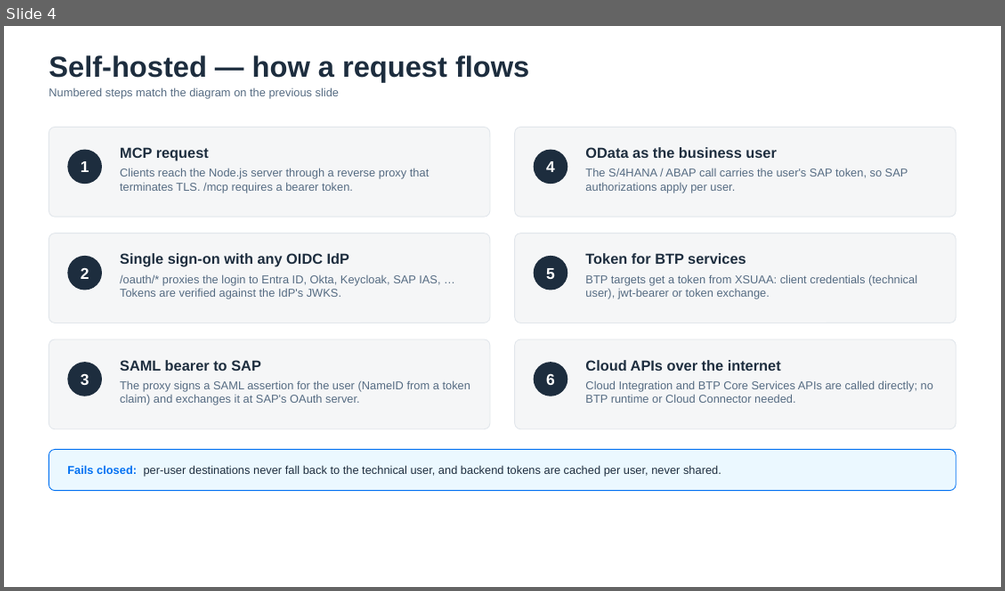
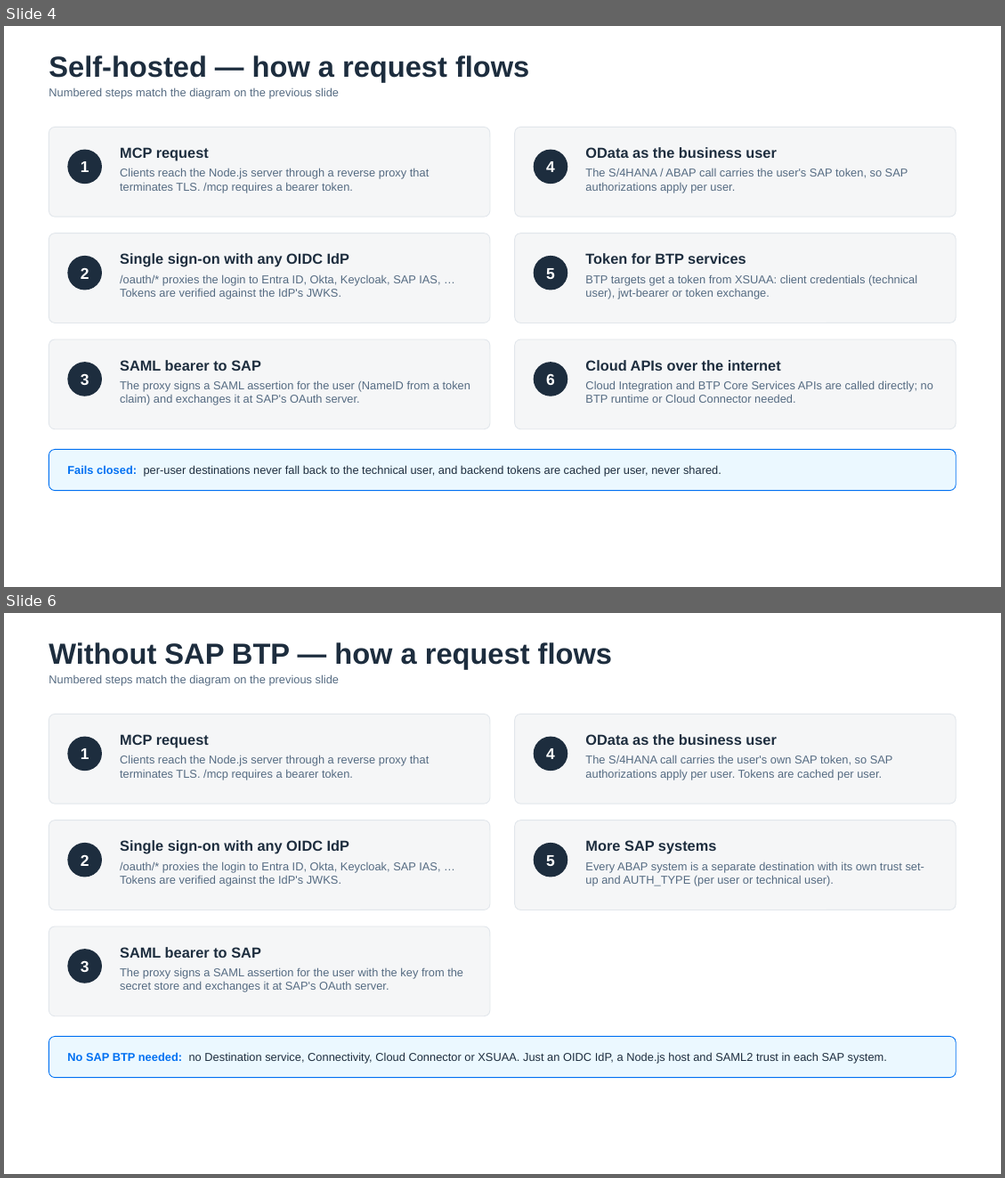
Before and after one commit to lemaiwo/odata-mcp-proxy, a slide deck: docs/architecture/odata-mcp-proxy-architecture.pptx. Shown one above the other, each under a label of ours: slide 4 before the commit, slides 4 and 6 after it; the slides between them are not shown. The pictures are 1005x591 and 1005x1178 pixels, drawn with LibreOffice and Linux fonts; fonts in the diff are those of the drawing. Boxes give left, top, right and bottom in pixels: in the first picture for what was removed or moved away, otherwise in the second. Text is boxed around its words. In the diff, an @@ line names an element or a change of style, - is before the commit and + after.

```diff
--- a/docs/architecture/odata-mcp-proxy-architecture.pptx
+++ b/docs/architecture/odata-mcp-proxy-architecture.pptx
@@ slide 6 added at [4, 613, 1001, 1174], background #FFFFFF @@
@@ text added at [48, 642, 612, 669], 28 pt, text #1D2D3E, bold @@
+Without SAP BTP — how a request flows
@@ text added at [48, 674, 339, 686], 11 pt, text #556B82 @@
+Numbered steps match the diagram on the previous slide
@@ rounded rectangle added at [48, 714, 490, 803], fill #F5F6F7, outline #E1E6EB 0.75 pt @@
@@ rounded rectangle added at [515, 714, 956, 803], fill #F5F6F7, outline #E1E6EB 0.75 pt @@
@@ ellipse added at [67, 737, 102, 771], fill #1D2D3E, 15 pt, text #FFFFFF, bold @@
+1
@@ text added at [120, 734, 209, 748], 14 pt, text #1D2D3E, bold @@
+MCP request
@@ ellipse added at [534, 737, 568, 771], fill #1D2D3E, 15 pt, text #FFFFFF, bold @@
+4
@@ text added at [585, 734, 777, 745], 14 pt, text #1D2D3E, bold @@
+OData as the business user
@@ text added at [120, 755, 429, 780], 11 pt, text #556B82 @@
+Clients reach the Node.js server through a reverse proxy that terminates TLS. /mcp requires a bearer token.
@@ text added at [585, 755, 893, 780], 11 pt, text #556B82 @@
+The S/4HANA call carries the user's own SAP token, so SAP authorizations apply per user. Tokens are cached per user.
@@ rounded rectangle added at [48, 820, 490, 910], fill #F5F6F7, outline #E1E6EB 0.75 pt @@
@@ rounded rectangle added at [515, 820, 956, 910], fill #F5F6F7, outline #E1E6EB 0.75 pt @@
@@ ellipse added at [67, 843, 102, 877], fill #1D2D3E, 15 pt, text #FFFFFF, bold @@
+2
@@ text added at [120, 840, 349, 854], 14 pt, text #1D2D3E, bold @@
+Single sign-on with any OIDC IdP
@@ ellipse added at [534, 843, 568, 877], fill #1D2D3E, 15 pt, text #FFFFFF, bold @@
+5
@@ text added at [585, 840, 716, 854], 14 pt, text #1D2D3E, bold @@
+More SAP systems
@@ text added at [120, 861, 440, 886], 11 pt, text #556B82 @@
+/oauth/* proxies the login to Entra ID, Okta, Keycloak, SAP IAS, … Tokens are verified against the IdP's JWKS.
@@ text added at [585, 861, 924, 886], 11 pt, text #556B82 @@
+Every ABAP system is a separate destination with its own trust set-up and AUTH_TYPE (per user or technical user).
@@ rounded rectangle added at [48, 926, 490, 1016], fill #F5F6F7, outline #E1E6EB 0.75 pt @@
@@ ellipse added at [67, 949, 102, 983], fill #1D2D3E, 15 pt, text #FFFFFF, bold @@
+3
@@ text added at [120, 947, 261, 957], 14 pt, text #1D2D3E, bold @@
+SAML bearer to SAP
@@ text added at [120, 967, 463, 992], 11 pt, text #556B82 @@
+The proxy signs a SAML assertion for the user with the key from the secret store and exchanges it at SAP's OAuth server.
@@ rounded rectangle added at [48, 1037, 956, 1078], fill #EBF8FF, outline #0070F2 0.75 pt @@
@@ text added at [67, 1052, 887, 1063], 11 pt, text #1D2D3E @@
+No SAP BTP needed: no Destination service, Connectivity, Cloud Connector or XSUAA. Just an OIDC IdP, a Node.js host and SAML2 trust in each SAP system.
```
Also in this commit, not shown: 1 other slide added, 3 other files.
